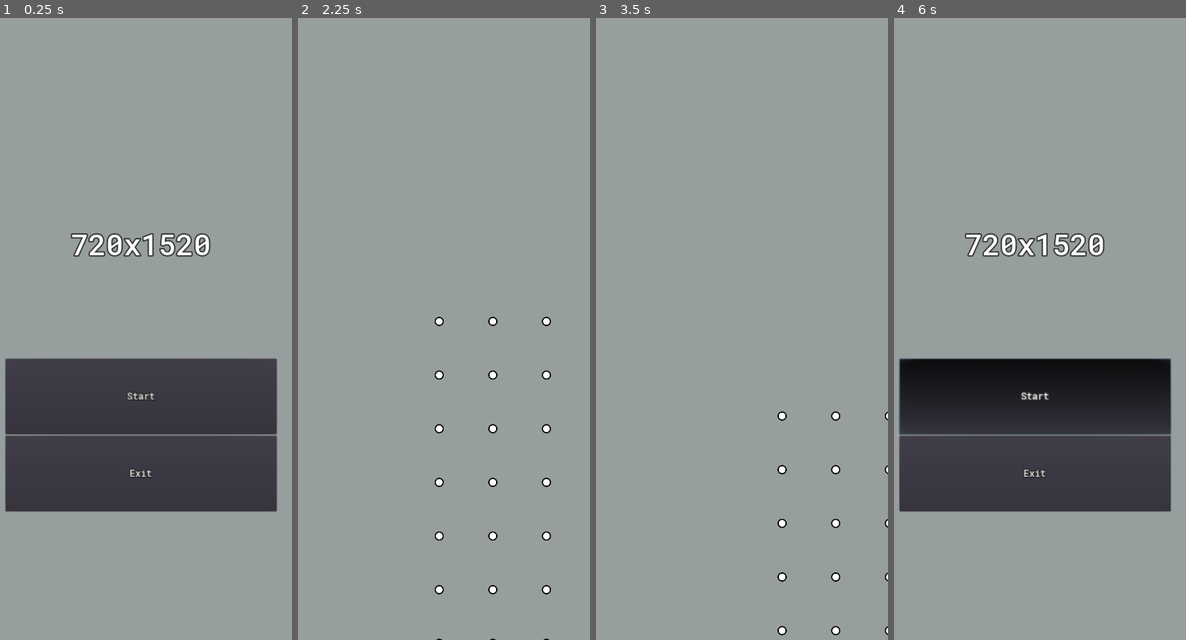
Above: before the commit, frames 1-4 (left to right).
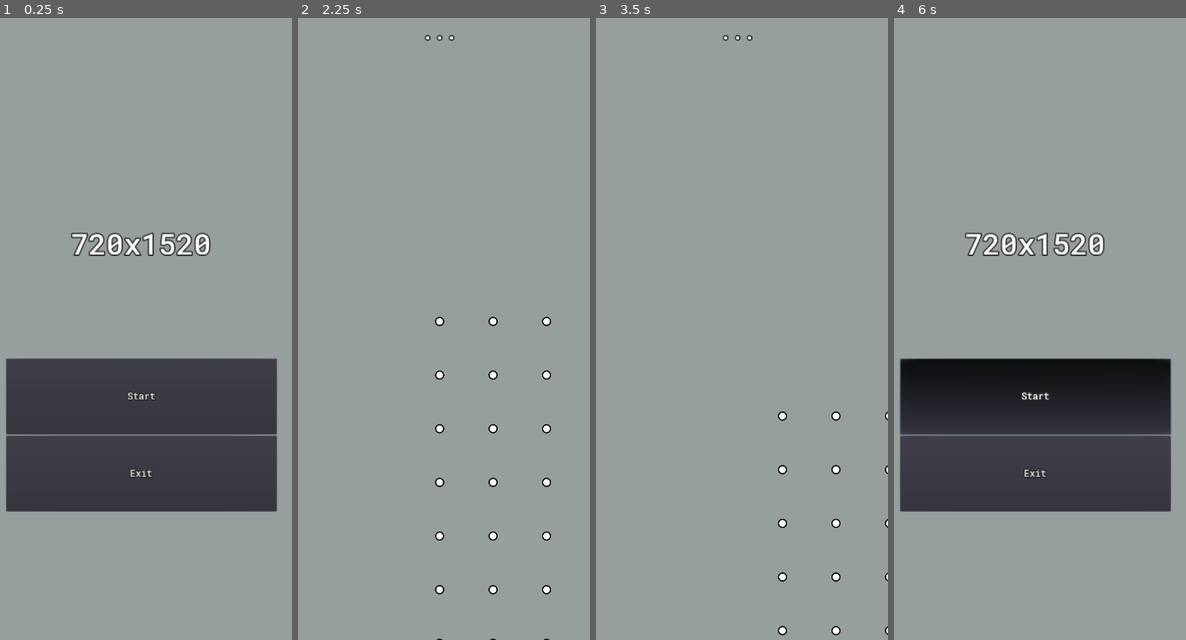
Above: after the commit, the same moments.

Repository: ikhtopod/dotzone-prototype
Game: Godot game, scene res://Maps/MainMenu.tscn
Two runs of this game, one before a commit and one after it. Both use one fixed random seed, a clock stepped at 60 frames per second and the inputs below.
Inputs (mouse positions are in pixels of both pictures, inside the frame that each line leads up to):
- Up to frame 1 (0.25 s): no input
- Up to frame 2 (2.25 s): click "Start" at 0.5 s; tap Enter at 1.25 s; move the mouse to (505, 291) at 1.27 s; tap Backspace at 1.35 s; click (505, 291) at 1.42 s; click "Start" at 2 s
- Up to frame 3 (3.5 s): tap Space at 2.75 s; drag from (677, 353) to (721, 447) at 2.77 s
- Up to frame 4 (6 s): move the mouse to (1066, 179) at 3.52 s; tap Backspace at 3.6, 5.85 s; click (1066, 179) at 3.67 s; click "Start" at 4.25 s; tap Enter at 5 s; drag from (1019, 447) to (943, 223) at 5.02 s; move the mouse to (1124, 416) at 5.77 s; click (1124, 416) at 5.92 s

The runs differ from the first frame. In frame 1, 0.7% of the frame differs, in the area x 1-73%, y 34-80%; in frame 2, 0.3%; in frame 3, 0.2%; in frame 4, 0.7%.

Commit message:
added FingerTouch

Diff:
--- /dev/null
+++ b/Gameplay/Camera/CameraManager.tscn
@@ -0,0 +1,16 @@
+[gd_scene load_steps=3 format=2]
+
+[ext_resource path="res://Gameplay/Camera/MainCameraTarget.gd" type="Script" id=1]
+[ext_resource path="res://Gameplay/Camera/MainCamera.gd" type="Script" id=2]
+
+[node name="CameraManager" type="Node2D"]
+
+[node name="MainCameraTarget" type="Position2D" parent="."]
+script = ExtResource( 1 )
+
+[node name="MainCamera" type="Camera2D" parent="."]
+current = true
+smoothing_enabled = true
+smoothing_speed = 10.0
+script = ExtResource( 2 )
+[connection signal="moved" from="MainCameraTarget" to="MainCamera" method="_on_MainCameraTarget_moved"]
--- a/Gameplay/Dot/Dot.gd
+++ b/Gameplay/Dot/Dot.gd
@@ -1,5 +1,7 @@
 extends Node2D
 
+
+onready var counter = 0
 
 # Высота точки. От нее зависит цвет и скорость захвата
 onready var height: float = 0.0
@@ -13,3 +15,16 @@
 onready var inCapture: bool = false
 # Находится ли точка в состоянии спора
 onready var inContest: bool = false
+
+
+func _on_Area2D_area_entered(area: Area2D):
+	if not area.is_in_group("FingerTouch"):
+		return
+
+	var printer_nodes = get_tree().get_nodes_in_group("Dot_Printer")
+
+	if (printer_nodes.empty()):
+		return
+
+	var printer_node: Label = printer_nodes.front() as Label
+	printer_node.text = name
--- a/Gameplay/Dot/Dot.tscn
+++ b/Gameplay/Dot/Dot.tscn
@@ -1,10 +1,19 @@
-[gd_scene load_steps=3 format=2]
+[gd_scene load_steps=4 format=2]
 
 [ext_resource path="res://Gameplay/Dot/Dot.gd" type="Script" id=1]
 [ext_resource path="res://Sprite/Dot/default.png" type="Texture" id=2]
+
+[sub_resource type="CircleShape2D" id=1]
+radius = 20.0
 
 [node name="Dot" type="Node2D"]
 script = ExtResource( 1 )
 
 [node name="Sprite" type="Sprite" parent="."]
 texture = ExtResource( 2 )
+
+[node name="Area2D" type="Area2D" parent="."]
+
+[node name="CollisionShape2D" type="CollisionShape2D" parent="Area2D"]
+shape = SubResource( 1 )
+[connection signal="area_entered" from="Area2D" to="." method="_on_Area2D_area_entered"]
--- /dev/null
+++ b/Gameplay/FingerTouch/FingerTouch.gd
@@ -0,0 +1,5 @@
+extends Area2D
+
+
+func _on_Timer_timeout():
+	queue_free()
--- /dev/null
+++ b/Gameplay/FingerTouch/FingerTouch.tscn
@@ -0,0 +1,24 @@
+[gd_scene load_steps=4 format=2]
+
+[ext_resource path="res://Sprite/Dot/linked_selected.png" type="Texture" id=1]
+[ext_resource path="res://Gameplay/FingerTouch/FingerTouch.gd" type="Script" id=2]
+
+[sub_resource type="CircleShape2D" id=1]
+radius = 20.0
+
+[node name="FingerTouch" type="Area2D" groups=[
+"FingerTouch",
+]]
+script = ExtResource( 2 )
+
+[node name="CollisionShape2D" type="CollisionShape2D" parent="."]
+shape = SubResource( 1 )
+
+[node name="Timer" type="Timer" parent="."]
+wait_time = 0.1
+one_shot = true
+autostart = true
+
+[node name="Sprite" type="Sprite" parent="."]
+texture = ExtResource( 1 )
+[connection signal="timeout" from="Timer" to="." method="_on_Timer_timeout"]
--- a/Maps/Game.gd
+++ b/Maps/Game.gd
@@ -3,13 +3,15 @@
 
 onready var mainMenuScene: String = "res://Maps/MainMenu.tscn"
 
-onready var mainCameraTarget := $MainCameraTarget
-onready var mainCamera := $MainCamera
+onready var mainCameraTarget := $CameraManager/MainCameraTarget
+onready var mainCamera := $CameraManager/MainCamera
 onready var battlefield := $Battlefield
+
+const FingerTouch = preload("res://Gameplay/FingerTouch/FingerTouch.tscn")
 
 
 func _ready():
-	pass
+	TouchManager.connect("touch", self, "_TouchReaction")
 
 
 func _input(event):
@@ -34,3 +36,10 @@
 
 	if result != OK:
 		printerr("Error: can't change scene to " + mainMenuScene)
+
+
+# Реакция на прикосновение пальца к экрану
+func _TouchReaction(index, touch: TouchManager.TouchEventStat):
+	var finger_touch = FingerTouch.instance()
+	finger_touch.position = touch.Position().Get() + mainCameraTarget.position
+	add_child(finger_touch)
--- a/Maps/Game.tscn
+++ b/Maps/Game.tscn
@@ -1,9 +1,9 @@
-[gd_scene load_steps=7 format=2]
+[gd_scene load_steps=8 format=2]
 
 [ext_resource path="res://Maps/Game.gd" type="Script" id=1]
 [ext_resource path="res://Gameplay/Battlefield/Battlefield.tscn" type="PackedScene" id=2]
-[ext_resource path="res://Gameplay/Camera/MainCamera.gd" type="Script" id=3]
-[ext_resource path="res://Gameplay/Camera/MainCameraTarget.gd" type="Script" id=4]
+[ext_resource path="res://Gameplay/Camera/CameraManager.tscn" type="PackedScene" id=3]
+[ext_resource path="res://Font/RobotoMono-Medium.ttf" type="DynamicFontData" id=5]
 
 [sub_resource type="OpenSimplexNoise" id=1]
 seed = 230784
@@ -15,17 +15,17 @@
 seamless = true
 noise = SubResource( 1 )
 
+[sub_resource type="DynamicFont" id=3]
+size = 48
+outline_size = 3
+outline_color = Color( 0.176471, 0.176471, 0.176471, 1 )
+use_filter = true
+font_data = ExtResource( 5 )
+
 [node name="Game" type="Node2D"]
 script = ExtResource( 1 )
 
-[node name="MainCameraTarget" type="Position2D" parent="."]
-script = ExtResource( 4 )
-
-[node name="MainCamera" type="Camera2D" parent="."]
-current = true
-smoothing_enabled = true
-smoothing_speed = 10.0
-script = ExtResource( 3 )
+[node name="CameraManager" parent="." instance=ExtResource( 3 )]
 
 [node name="Battlefield" parent="." instance=ExtResource( 2 )]
 
@@ -34,4 +34,37 @@
 [node name="SpriteNoise" type="Sprite" parent="Node2DTest"]
 position = Vector2( 1033.85, 554.211 )
 texture = SubResource( 2 )
-[connection signal="moved" from="MainCameraTarget" to="MainCamera" method="_on_MainCameraTarget_moved"]
+
+[node name="CanvasLayer" type="CanvasLayer" parent="."]
+
+[node name="VBoxContainer" type="VBoxContainer" parent="CanvasLayer"]
+anchor_right = 1.0
+anchor_bottom = 1.0
+__meta__ = {
+"_edit_use_anchors_": false
+}
+
+[node name="CenterContainer" type="CenterContainer" parent="CanvasLayer/VBoxContainer"]
+margin_right = 720.0
+margin_bottom = 137.0
+size_flags_horizontal = 3
+size_flags_vertical = 3
+
+[node name="Label" type="Label" parent="CanvasLayer/VBoxContainer/CenterContainer" groups=[
+"Dot_Printer",
+]]
+margin_left = 316.0
+margin_top = 36.0
+margin_right = 403.0
+margin_bottom = 101.0
+size_flags_vertical = 6
+custom_fonts/font = SubResource( 3 )
+text = "..."
+
+[node name="MarginContainer" type="MarginContainer" parent="CanvasLayer/VBoxContainer"]
+margin_top = 141.0
+margin_right = 720.0
+margin_bottom = 1520.0
+size_flags_horizontal = 3
+size_flags_vertical = 3
+size_flags_stretch_ratio = 10.0
--- a/project.godot
+++ b/project.godot
@@ -36,7 +36,7 @@
 window/size/fullscreen=true
 window/handheld/orientation="sensor_portrait"
 window/stretch/mode="2d"
-window/stretch/aspect="expand"
+window/stretch/aspect="keep_width"
 
 [input_devices]
 
